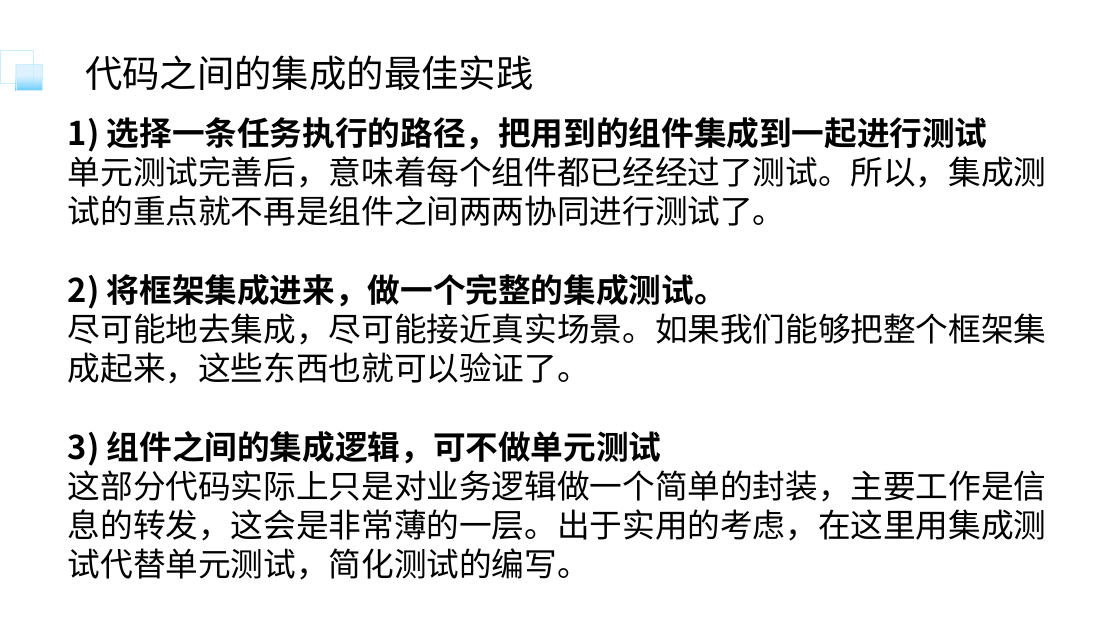
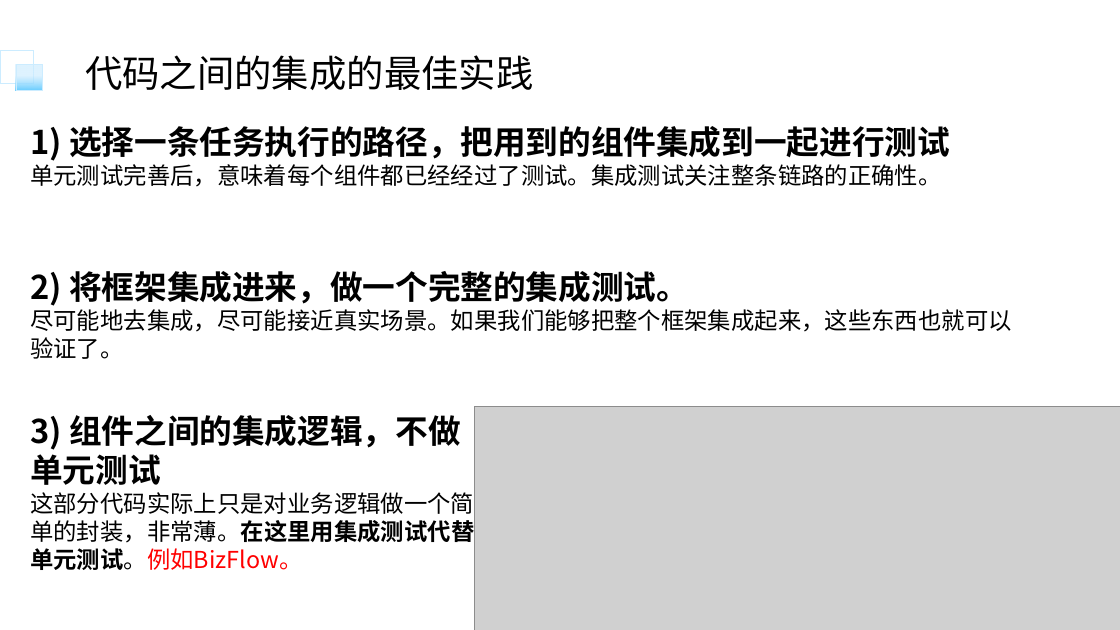
Before and after one commit to bitkylin/featureLab, a slide deck: slide 6 of learning/流程引擎断网环境下集成测试的实践/分享/流程引擎断网环境下集成测试的实践.pptx (slide 7 before the commit). Drawn at 1120x630 pixels with LibreOffice and Linux fonts; fonts in the diff are those of the drawing; grey boxes stand for pictures. Boxes give left, top, right and bottom in pixels: in the first picture for what was removed or moved away, otherwise in the second. Text is boxed around its words. In the diff, an @@ line names an element or a change of style, - is before the commit and + after.

```diff
--- a/learning/流程引擎断网环境下集成测试的实践/分享/流程引擎断网环境下集成测试的实践.pptx
+++ b/learning/流程引擎断网环境下集成测试的实践/分享/流程引擎断网环境下集成测试的实践.pptx
@@ text "1) 选择一条任务执行的路径，把用到的组件集成到一起进行测试" moved from (x1=68, y1=117, x2=1047, y2=580) to (x1=30, y1=126, x2=1012, y2=359) @@
@@ text at (x1=30, y1=160, x2=941, y2=187): text changed; size 28 to 20 pt @@
-单元测试完善后，意味着每个组件都已经经过了测试。所以，集成测试的重点就不再是组件之间两两协同进行测试了。
+单元测试完善后，意味着每个组件都已经经过了测试。集成测试关注整条链路的正确性。
@@ text at (x1=30, y1=309, x2=1012, y2=359): size 28 to 20 pt in "尽可能地去集成，尽可能接近真实场景。如果我们能够把整个框架集成起来，这些东西也就可以验证了。" @@
@@ text added at (x1=30, y1=415, x2=474, y2=570), 20 pt, text #000000 @@
+3) 组件之间的集成逻辑，不做单元测试
+这部分代码实际上只是对业务逻辑做一个简单的封装，非常薄。在这里用集成测试代替单元测试。例如BizFlow。
@@ picture added at (x1=475, y1=407, x2=1120, y2=630) @@
@@ text at (x1=68, y1=431, x2=1047, y2=580): paragraphs removed @@
-3) 组件之间的集成逻辑，可不做单元测试
-这部分代码实际上只是对业务逻辑做一个简单的封装，主要工作是信息的转发，这会是非常薄的一层。出于实用的考虑，在这里用集成测试代替单元测试，简化测试的编写。
```
Also in this commit, not shown: 8 other slides changed, 2 slides added, 3 slides removed, 5 other files.
